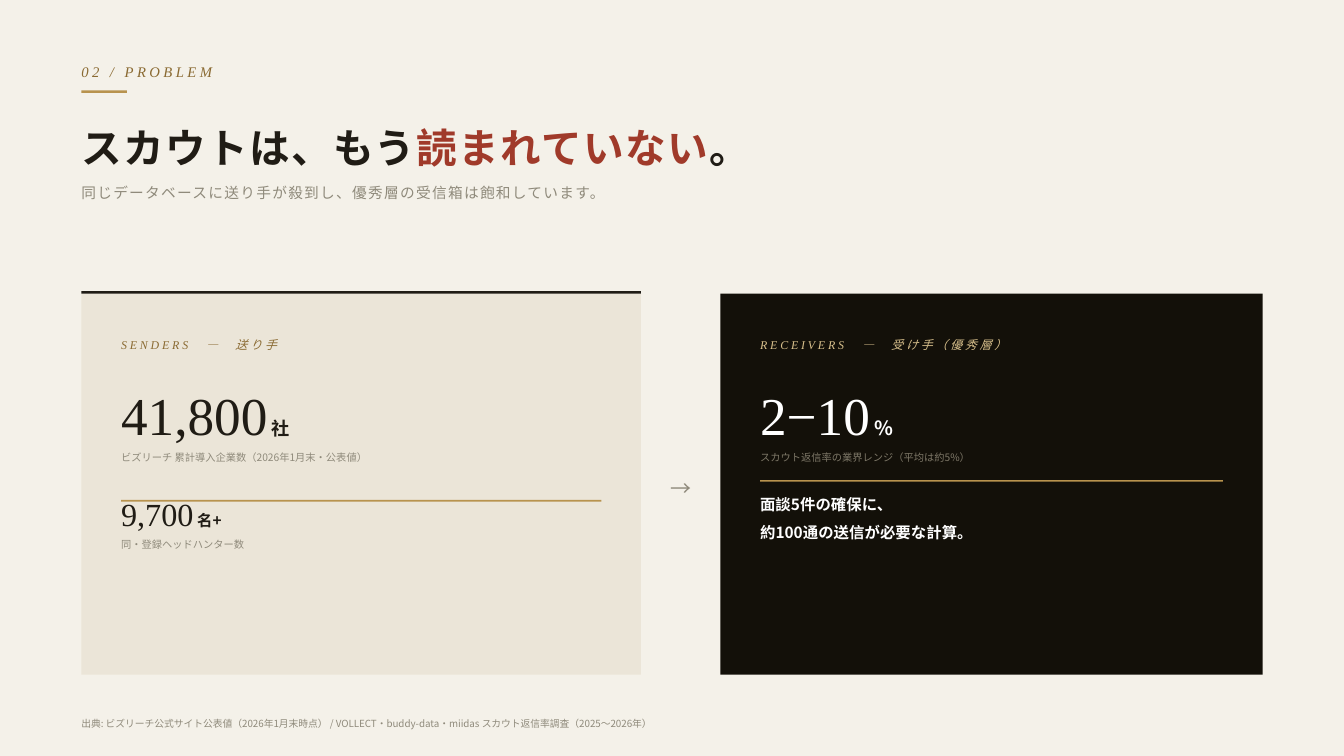
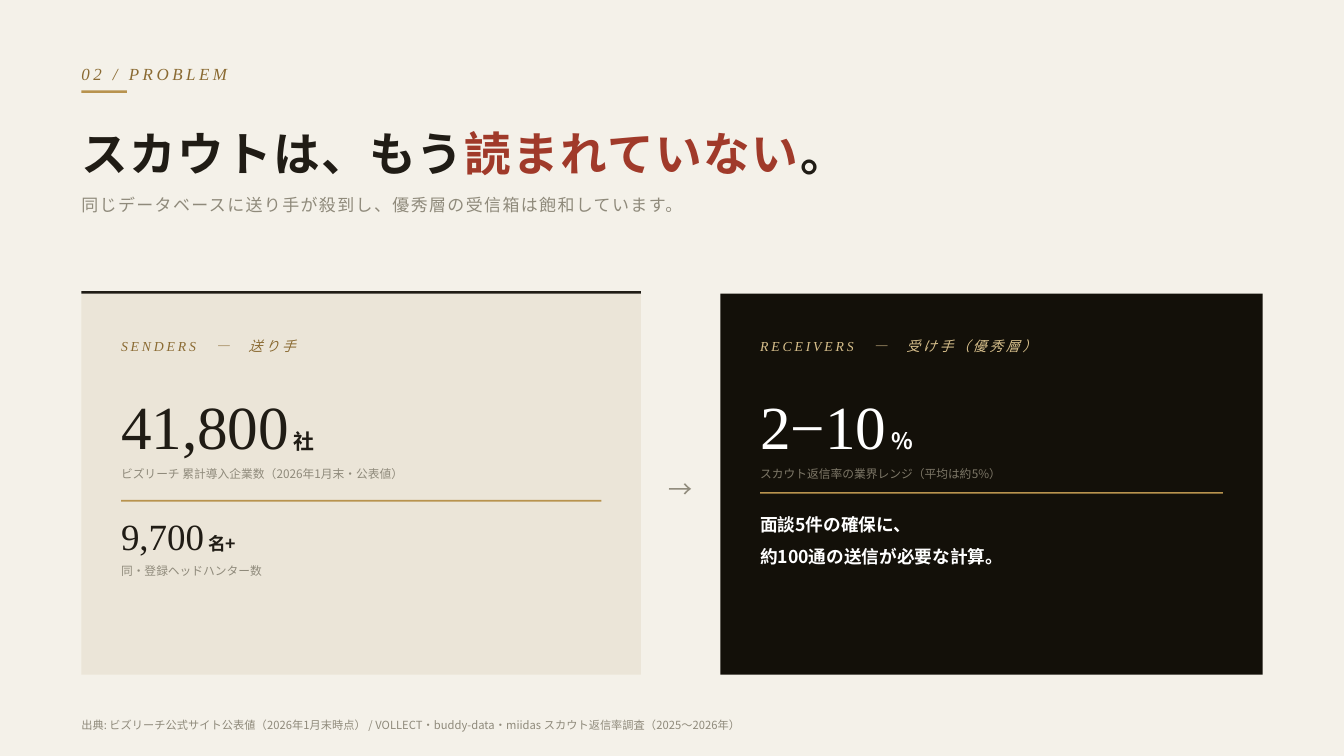
Before and after one commit to hokan38/Business, a slide deck: slide 3 of sales/markgate-agent-deck.pptx. Drawn at 1344x756 pixels with LibreOffice and Linux fonts; fonts in the diff are those of the drawing. Boxes give left, top, right and bottom in pixels: in the first picture for what was removed or moved away, otherwise in the second. Text is boxed around its words. In the diff, an @@ line names an element or a change of style, - is before the commit and + after.

```diff
--- a/sales/markgate-agent-deck.pptx
+++ b/sales/markgate-agent-deck.pptx
@@ text "02 / PROBLEM" at [81, 68, 227, 80]: size 10.5 to 12.1 pt @@
@@ text "スカウトは、もう読まれていない。" at [81, 131, 846, 175]: size 29 to 33.3 pt @@
@@ text "同じデータベースに送り手が殺到し、優秀層の受信箱は飽和しています。" at [81, 197, 682, 213]: size 10.5 to 12.1 pt @@
@@ text "同じデータベースに送り手が殺到し、優秀層の受信箱は飽和しています。": place and size @@
-text "同じデータベースに送り手が殺到し、優秀層の受信箱は飽和しています。" at [81, 186, 604, 199]
+text "同じデータベースに送り手が殺到し、優秀層の受信箱は飽和しています。" at [81, 197, 682, 213]
@@ text "→" at [649, 293, 713, 675]: size 15 to 17.2 pt @@
@@ text "SENDERS — 送り手" at [121, 339, 403, 576]: size 8.5 to 9.8 pt in "SENDERS — 送り手"; size 38 to 43.7 pt in "41,800"; size 13 to 14.9 pt in "社"; size 7.3 to 8.4 pt in "ビズリーチ 累計導入企業数（2026年1月末・公表値）", "同・登録ヘッドハンター数"; size 23 to 26.4 pt in "9,700"; size 11 to 12.6 pt in "名+" @@
@@ text "RECEIVERS — 受け手（優秀層）" at [760, 339, 1036, 565]: size 8.5 to 9.8 pt in "RECEIVERS — 受け手（優秀層）"; size 38 to 43.7 pt in "2−10"; size 14 to 16.1 pt in "%"; size 7.3 to 8.4 pt in "スカウト返信率の業界レンジ（平均は約5%）"; size 11 to 12.6 pt in "面談5件の確保に、", "約100通の送信が必要な計算。" @@
@@ rectangle: place and size @@
-rectangle at [760, 480, 1223, 482]
+rectangle at [760, 492, 1223, 494]
@@ text "出典: ビズリーチ公式サイト公表値（2026年1月末時点） / VOLLECT・buddy-data・miidas スカ ..." at [81, 719, 740, 732]: size 7 to 8 pt @@
```
Also in this commit, not shown: 16 other slides changed, 2 other files.
